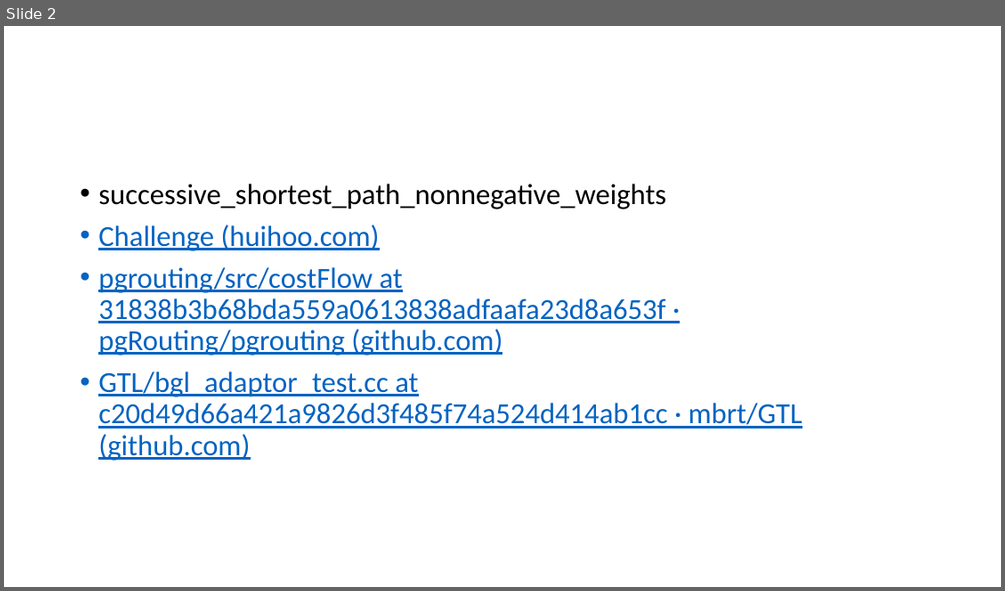
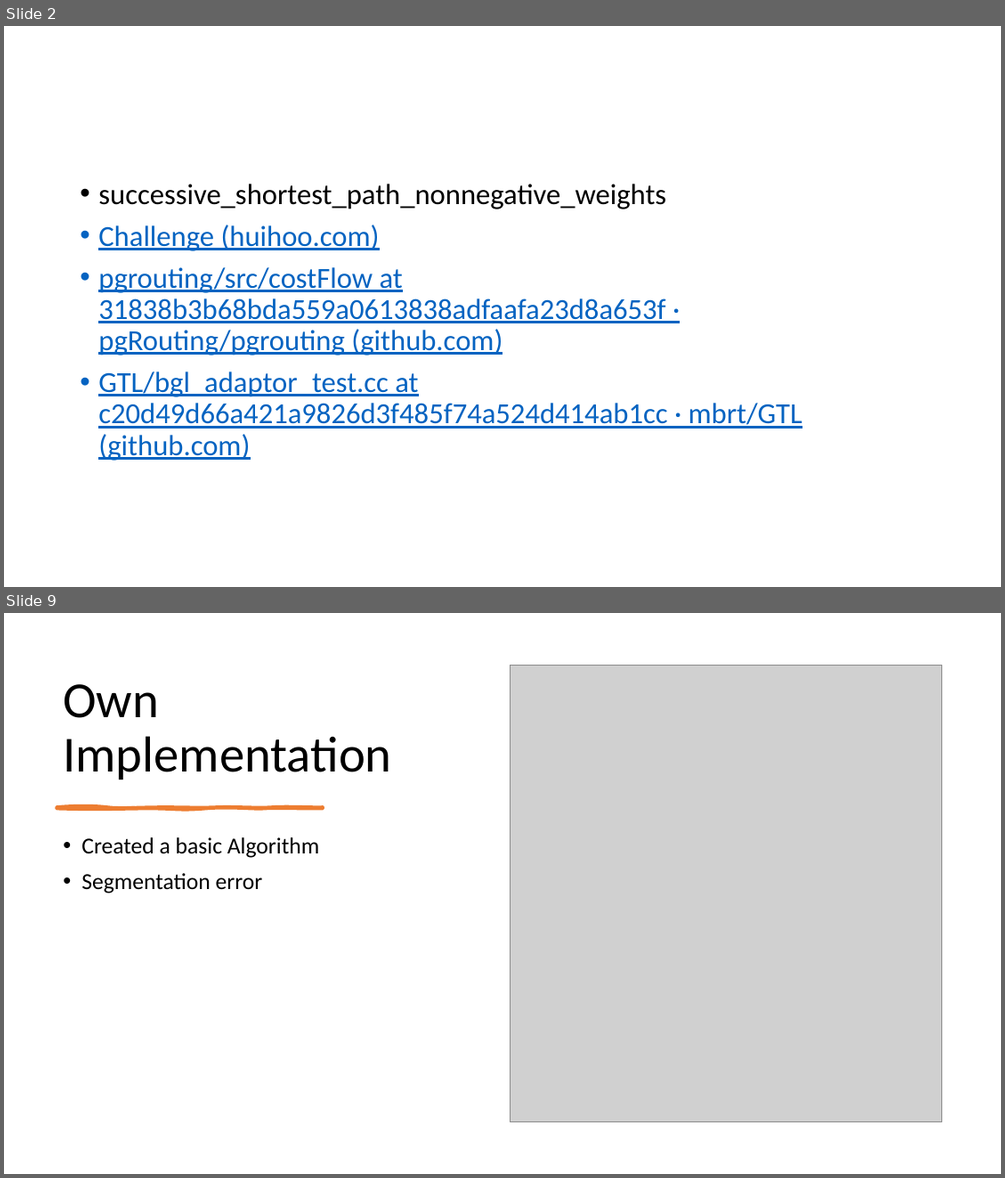
Before and after one commit to anirudhakulkarni/Parallel-MCMF-at-IISc-Research, a slide deck: reports/week-5.pptx. Shown one above the other, each under a label of ours: slide 2 before the commit, slides 2 and 9 after it; the slides between them are not shown. The pictures are 1005x591 and 1005x1178 pixels, drawn with LibreOffice and Linux fonts; fonts in the diff are those of the drawing; grey boxes stand for pictures. Boxes give left, top, right and bottom in pixels: in the first picture for what was removed or moved away, otherwise in the second. Text is boxed around its words. In the diff, an @@ line names an element or a change of style, - is before the commit and + after.

```diff
--- a/reports/week-5.pptx
+++ b/reports/week-5.pptx
@@ slide 9 added at (x1=4, y1=613, x2=1001, y2=1174), background #FFFFFF @@
@@ picture added at (x1=510, y1=666, x2=941, y2=1121) @@
@@ title added at (x1=63, y1=684, x2=391, y2=779), 48.6 pt, text #000000 @@
+Own Implementation
@@ freeform shape added at (x1=57, y1=807, x2=323, y2=809), fill #ED7D31, outline #ED7D31 3 pt @@
@@ text added at (x1=81, y1=837, x2=319, y2=893), 22 pt, text #000000 @@
+• Created a basic Algorithm
+• Segmentation error
```
Also in this commit, not shown: 8 other slides added, 1 slide removed, 25 other files.
